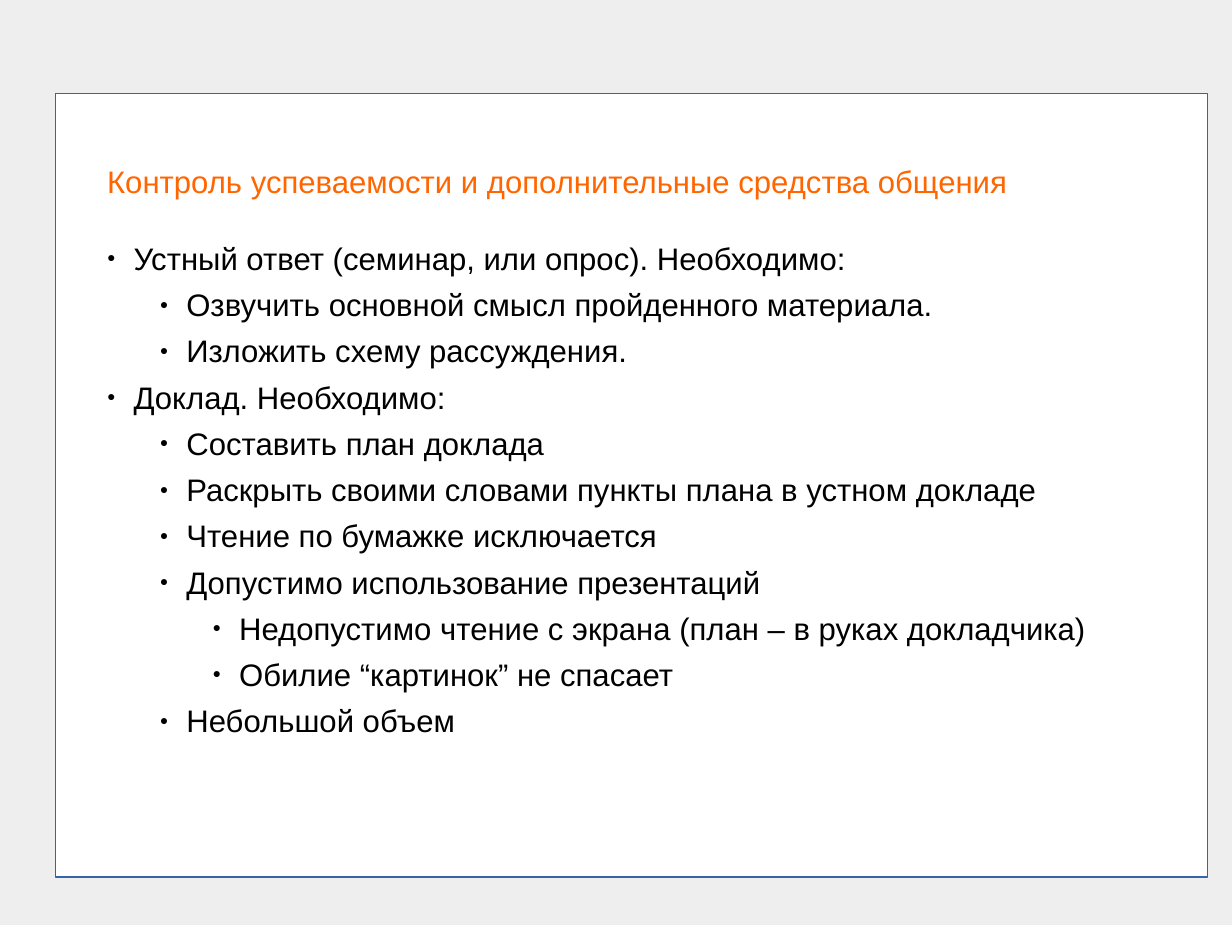
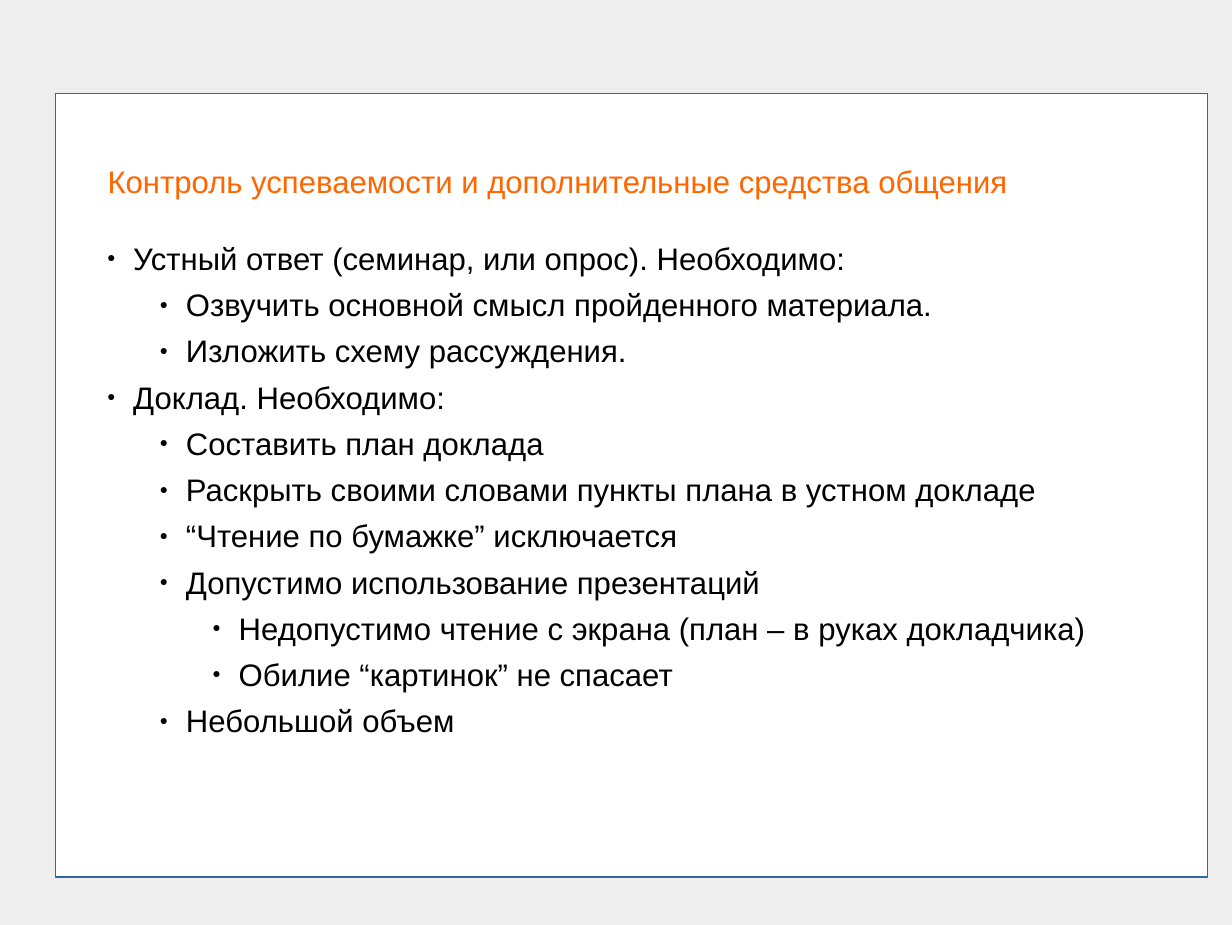
Before and after one commit to frpaul/ob, a slide deck: slide 7 of presentations/01_beginning_the_course_03.ppt (slide 8 before the commit). Drawn at 1232x925 pixels with LibreOffice and Linux fonts; fonts in the diff are those of the drawing. Boxes give left, top, right and bottom in pixels: in the first picture for what was removed or moved away, otherwise in the second. Text is boxed around its words. In the diff, an @@ line names an element or a change of style, - is before the commit and + after.

```diff
--- a/presentations/01_beginning_the_course_03.ppt
+++ b/presentations/01_beginning_the_course_03.ppt
@@ text at box(108, 170, 1085, 733): indent changed @@
@@ text at box(186, 524, 677, 554): text changed @@
-    ● Чтение по бумажке исключается
+    ● “Чтение по бумажке” исключается
```
Also in this commit, not shown: 7 other slides changed, 1 slide added, 2 slides removed, 17 other files.
